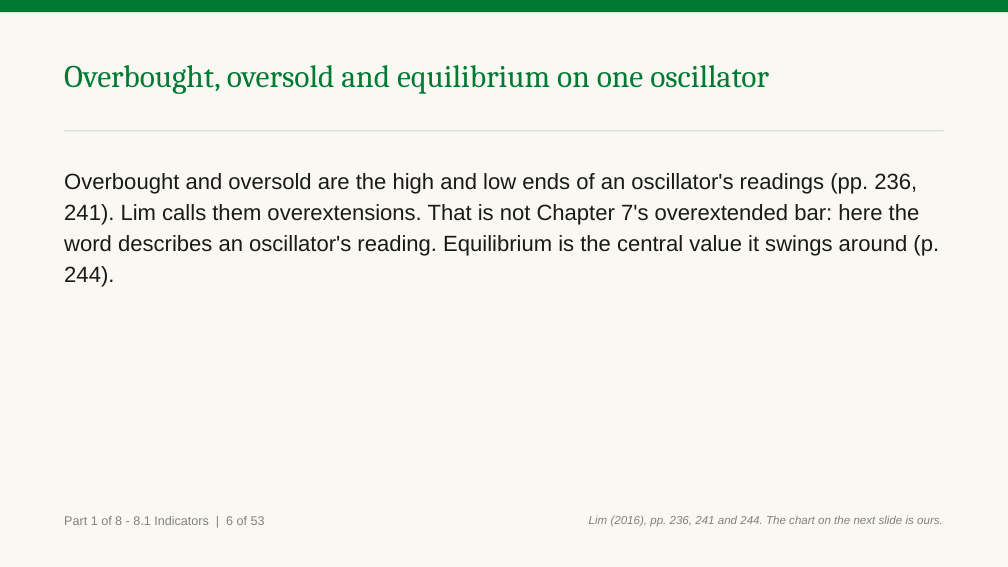
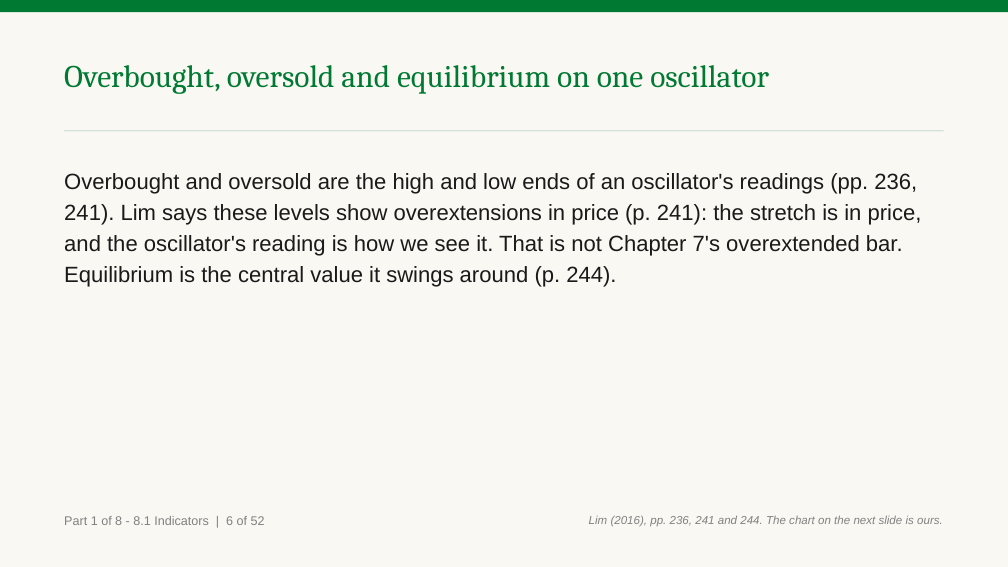
Before and after one commit to benjiesotelo-sudo/Telos_FIN1209, a slide deck: slide 10 of chapter-08/FIN1209-Chapter-08.pptx. Drawn at 1008x567 pixels with LibreOffice and Linux fonts; fonts in the diff are those of the drawing. Boxes give left, top, right and bottom in pixels: in the first picture for what was removed or moved away, otherwise in the second. Text is boxed around its words. In the diff, an @@ line names an element or a change of style, - is before the commit and + after.

```diff
--- a/chapter-08/FIN1209-Chapter-08.pptx
+++ b/chapter-08/FIN1209-Chapter-08.pptx
@@ text at <box>64,173,922,287</box>: text changed @@
-Overbought and oversold are the high and low ends of an oscillator's readings (pp. 236, 241). Lim calls them overextensions. That is not Chapter 7's overextended bar: here the word describes an oscillator's reading. Equilibrium is the central value it swings around (p. 244).
+Overbought and oversold are the high and low ends of an oscillator's readings (pp. 236, 241). Lim says these levels show overextensions in price (p. 241): the stretch is in price, and the oscillator's reading is how we see it. That is not Chapter 7's overextended bar. Equilibrium is the central value it swings around (p. 244).
```
Also in this commit, not shown: 59 other slides changed, 1 slide removed, 5 other files.
